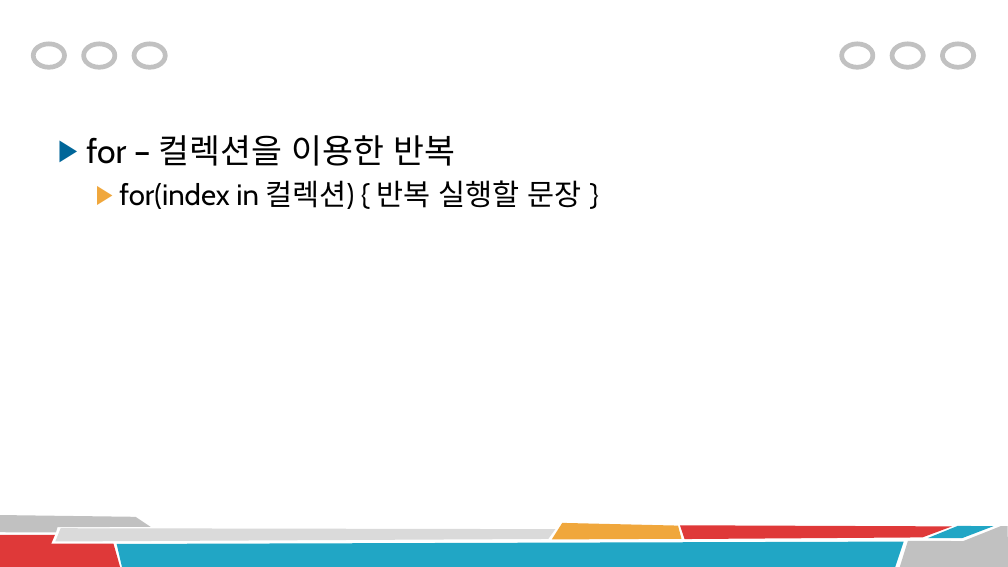
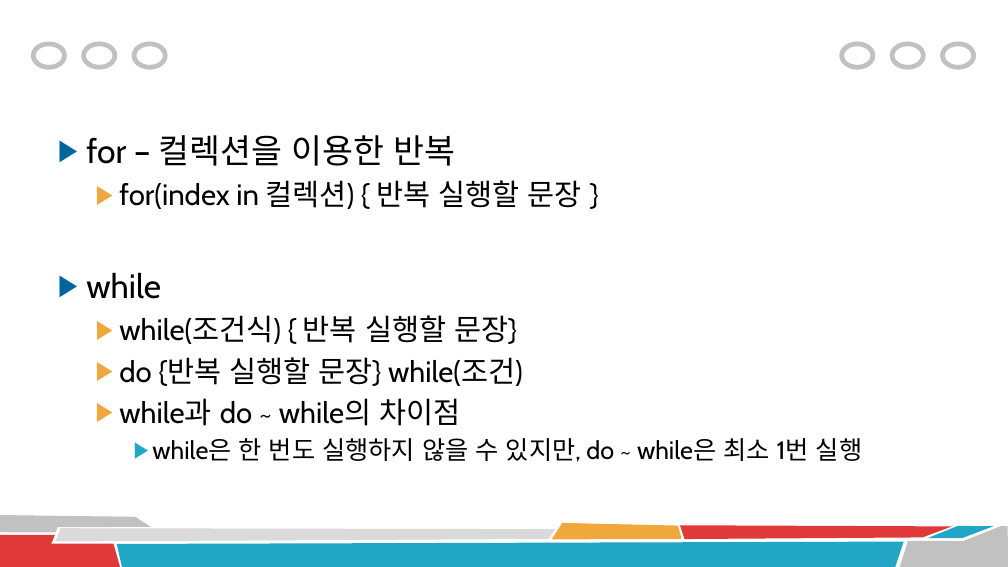
Before and after one commit to rlawnsqja2/and, a slide deck: slide 19 of 03 코틀린 기본 문법.pptx (slide 13 before the commit). Drawn at 1008x567 pixels with LibreOffice and Linux fonts; fonts in the diff are those of the drawing. Boxes give left, top, right and bottom in pixels: in the first picture for what was removed or moved away, otherwise in the second. Text is boxed around its words. In the diff, an @@ line names an element or a change of style, - is before the commit and + after.

```diff
--- a/03 코틀린 기본 문법.pptx
+++ b/03 코틀린 기본 문법.pptx
@@ text at bbox=[86, 272, 862, 462]: paragraphs added @@
+▶ while
+  ▶ while(조건식) { 반복 실행할 문장}
+  ▶ do {반복 실행할 문장} while(조건)
+  ▶ while과 do ~ while의 차이점
+    ▶ while은 한 번도 실행하지 않을 수 있지만, do ~ while은 최소 1번 실행
```
Also in this commit, not shown: 4 other slides changed, 12 slides added.
